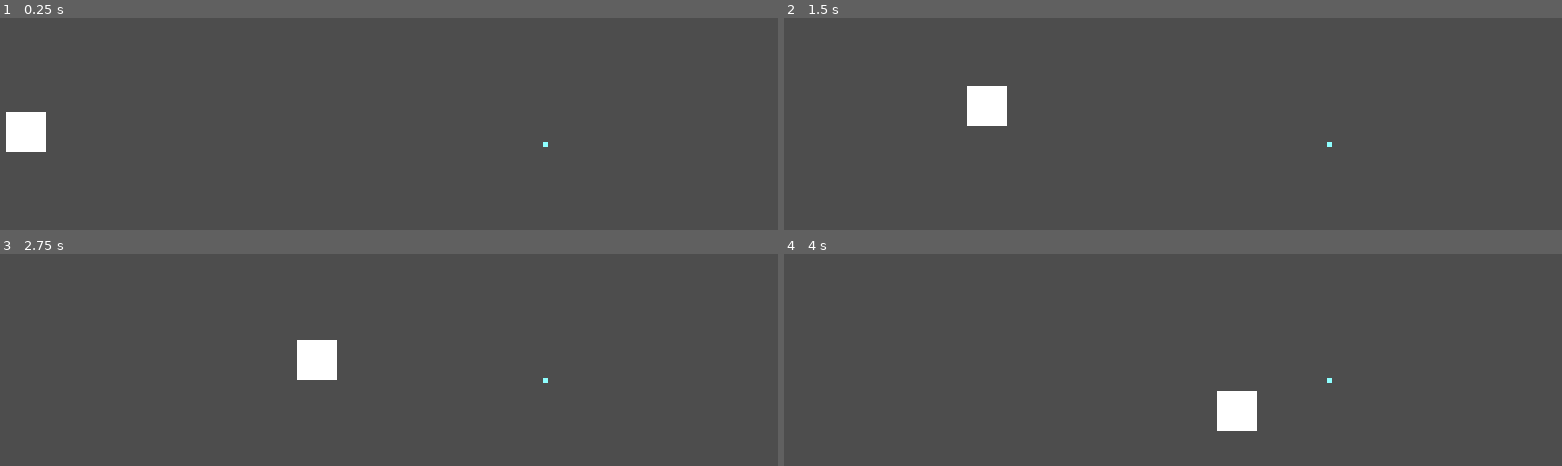
Above: before the commit, frames 1-4 (two rows, left to right).
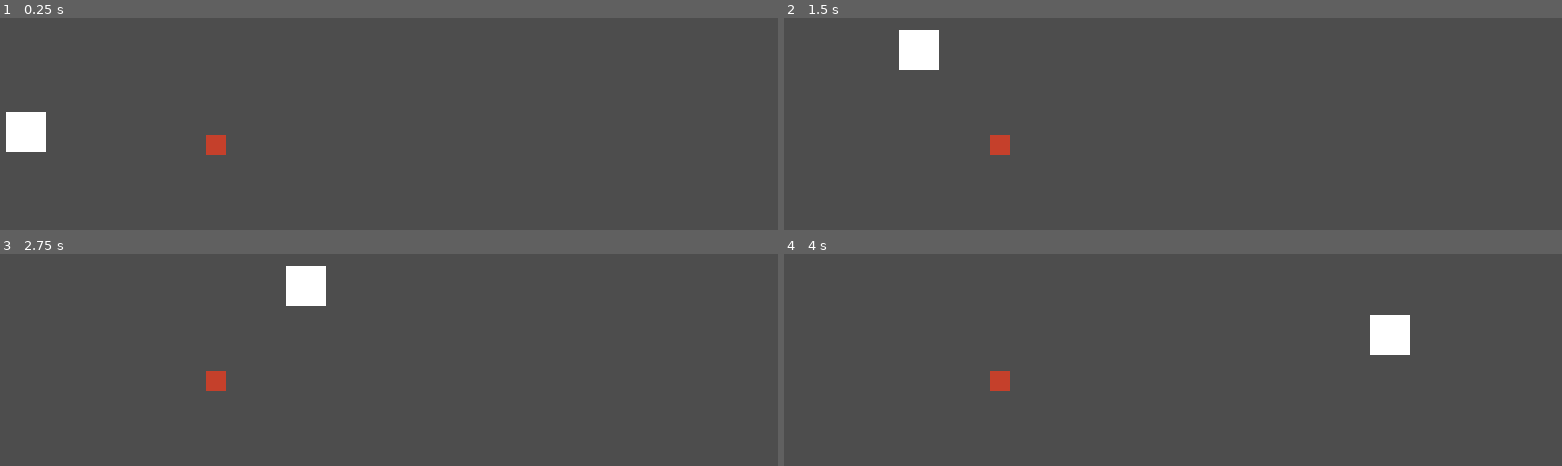
Above: after the commit, the same moments.

Repository: bubblegumlord/Kitty-platformer
Game: Godot game, scene res://levels/test_level.tscn
Same seed, same stepped clock (60 frames per second), same inputs: the game is played once before the commit and once after it.
Inputs:
- Up to frame 1 (0.25 s): no input
- Up to frame 2 (1.5 s): tap Enter at 0.5 s; hold D (RIGHT) from 0.53 s (still down); tap Space (JUMP) at 0.6, 0.77, 1.07, 1.35 s
- Up to frame 3 (2.75 s): tap Space (JUMP) at 1.52, 1.82, 2.1 s; release D (RIGHT) at 2.03 s; hold A (LEFT) from 2.03 s (still down)
- Up to frame 4 (4 s): release A (LEFT) at 2.78 s; hold D (RIGHT) from 2.78 s (still down); tap Space (JUMP) at 2.85, 3.02, 3.32, 3.6, 3.77 s

The runs differ from the first frame. In frame 1, 0.3% of the frame differs, in the area x 26-71%, y 55-65%; in frame 2, 2.2%, in the area x 14-71%, y 5-65%; in frame 3, 2.2%; in frame 4, 2.2%.

Commit message:
player state machine
added player state machine and started working on testing enemies

Diff:
--- /dev/null
+++ b/characters/enemies/test_enemy/test_enemy.gd
@@ -0,0 +1,16 @@
+extends CharacterBody2D
+
+@export var player: Player
+
+func _ready() -> void:
+	if not player:
+		print("Przeciwnik " + str(global_position) + " brak przypisanego Gracza")
+
+func _on_hitbox_area_entered(_area: Area2D) -> void:
+	if player.state == player.State.FALL:
+		# only testing
+		queue_free()
+		player.velocity.y = - 500
+	else:
+		player.is_hit = true
+		player.state = player.State.HIT
--- /dev/null
+++ b/characters/enemies/test_enemy/test_enemy.tscn
@@ -0,0 +1,38 @@
+[gd_scene format=3 uid="uid://d35qwqdve1xkj"]
+
+[ext_resource type="Script" uid="uid://66uhmgwevkc4" path="res://characters/enemies/test_enemy/test_enemy.gd" id="1_ye35i"]
+
+[sub_resource type="Gradient" id="Gradient_fo3kv"]
+offsets = PackedFloat32Array(0.3185028)
+colors = PackedColorArray(0.77284384, 0.25137874, 0.16993934, 1)
+
+[sub_resource type="GradientTexture1D" id="GradientTexture1D_ye35i"]
+gradient = SubResource("Gradient_fo3kv")
+width = 16
+
+[sub_resource type="RectangleShape2D" id="RectangleShape2D_3b7ya"]
+size = Vector2(14, 6)
+
+[sub_resource type="CircleShape2D" id="CircleShape2D_fo3kv"]
+
+[node name="TestEnemy" type="CharacterBody2D" unique_id=261858784]
+collision_layer = 0
+script = ExtResource("1_ye35i")
+
+[node name="Sprite" type="Sprite2D" parent="." unique_id=325003704]
+position = Vector2(0, -8)
+scale = Vector2(1, 16)
+texture = SubResource("GradientTexture1D_ye35i")
+
+[node name="Collision" type="CollisionShape2D" parent="." unique_id=103899629]
+position = Vector2(0, 5)
+shape = SubResource("RectangleShape2D_3b7ya")
+
+[node name="Hitbox" type="Area2D" parent="." unique_id=1543678739]
+collision_layer = 0
+collision_mask = 4
+
+[node name="Collision" type="CollisionShape2D" parent="Hitbox" unique_id=988115168]
+shape = SubResource("CircleShape2D_fo3kv")
+
+[connection signal="area_entered" from="Hitbox" to="." method="_on_hitbox_area_entered"]
--- a/characters/player/player.gd
+++ b/characters/player/player.gd
@@ -1,25 +1,30 @@
 extends CharacterBody2D
+class_name Player
 
 enum State {
 	IDLE,
 	MOVE,
 	JUMP,
 	FALL,
+	HIT
 }
 
 #movement constants
-const SPEED: float = 200
-const ACCELERATION: float = 400
-const DECELERATION: float = 800
+const SPEED: float = 250
+const ACCELERATION: float = 750
+const DECELERATION: float = 1250
 
 # jump constants
 const JUMP_HEIGHT: float = 75
-const JUMP_TIME_PEAK: float = 0.42
-const JUMP_TIME_DESCENT: float = 0.3
+const JUMP_TIME_PEAK: float = 0.35
+const JUMP_TIME_DESCENT: float = 0.25
 
 var direction_x: float
-var direction_sprite: float
-var coyote_active: bool
+var direction_sprite: float = 1
+var coyote_active: bool = false
+var is_hit: bool = false
+
+var state: State = State.IDLE
 
 @onready var jump_buffer_timer: Timer = $Timers/JumpBufferTimer
 @onready var coyote_timer: Timer = $Timers/CoyoteTimer
@@ -31,51 +36,122 @@
 func _physics_process(delta: float) -> void:
 	direction_x = Input.get_axis("LEFT", "RIGHT")
 
+	match state:
+		State.IDLE:
+			idle_state()
+		State.MOVE:
+			move_state(delta)
+		State.JUMP:
+			jump_state(delta)
+		State.FALL:
+			fall_state(delta)
+		State.HIT:
+			hit_state()
+
+	velocity.y += set_gravity() * delta
+	check_coyote()
+	move_and_slide()
+
+## STATE FUNCTIONS
+func idle_state() -> void:
+	# play idle
+	if direction_x != 0 and is_on_floor():
+		state = State.MOVE
+		return
+
+	if Input.is_action_just_pressed("JUMP"):
+		jump_buffer_timer.start()
+		state = State.JUMP
+		return
+
+	if not is_on_floor() and velocity.y > 0:
+		state = State.FALL
+
+func move_state(delta: float) -> void:
+	direction_sprite = direction_x
+
 	if direction_x != 0:
-		direction_sprite = direction_x
-		# run animation
+		# play move
 		velocity.x = set_speed(true, ACCELERATION * delta)
-		if not check_turn(velocity.x, direction_x):
-			# brake animation
-			velocity.x = move_toward(velocity.x, 0, ACCELERATION * delta)
+	elif direction_x == 0 or not check_turn(velocity.x, direction_x):
+		# play brake
+		velocity.x = set_speed(false, DECELERATION * delta)
+
+	if direction_x == 0 and velocity.x == 0 and is_on_floor():
+		state = State.IDLE
+		return
+
+	if Input.is_action_just_pressed("JUMP"):
+		jump_buffer_timer.start()
+		state = State.JUMP
+		return
+
+	if not is_on_floor() and velocity.y > 0:
+		state = State.FALL
+
+func jump_state(delta: float) -> void:
+	# play jump
+	if direction_x != 0:
+		velocity.x = set_speed(true, ACCELERATION * delta)
 	else:
-		if is_on_floor():
-			# idle animation
-			velocity.x = move_toward(velocity.x, 0, DECELERATION * delta)
-		else:
-			velocity.x = move_toward(velocity.x, 0, DECELERATION / 4 * delta)
-
-	if is_on_floor():
-		if coyote_active:
-			coyote_timer.stop()
-			coyote_active = false
-	else:
-		if !coyote_active:
-			coyote_timer.start()
-			coyote_active = true
-
-		velocity.y += set_gravity() * delta
+		velocity.x = set_speed(false, 0.1 * DECELERATION * delta)
 
 	if Input.is_action_just_pressed("JUMP"):
 		jump_buffer_timer.start()
 
-	if Input.is_action_just_released("JUMP"):
-		# play fall animation
-		velocity.y *= 0.5
-
 	if (is_on_floor() or !coyote_timer.is_stopped()) and !jump_buffer_timer.is_stopped():
-		# play jump animation
 		velocity.y = jump_velocity
+		jump_buffer_timer.stop()
 		coyote_timer.stop()
 		coyote_active = true
 
-	move_and_slide()
+	if velocity.y > 0:
+		state = State.FALL
+
+func fall_state(delta: float) -> void:
+	# play fall
+	if direction_x != 0:
+		velocity.x = set_speed(true, ACCELERATION * delta)
+	else:
+		velocity.x = set_speed(false, 0.1 * DECELERATION * delta)
+
+	if Input.is_action_just_pressed("JUMP"):
+		jump_buffer_timer.start()
+
+	if not jump_buffer_timer.is_stopped():
+		if is_on_floor() or not coyote_timer.is_stopped():
+			state = State.JUMP
+			return
+
+	if is_on_floor():
+		if direction_x == 0 and velocity.x == 0:
+			state = State.IDLE
+		else:
+			state = State.MOVE
+
+func hit_state() -> void:
+	# play hit
+	if is_hit:
+		velocity.x = -1 * direction_sprite * 200
+		velocity.y = jump_velocity
+		is_hit = false
+
+	if is_on_floor():
+		state = State.IDLE
+
+## HELPER FUNCTIONS
 
 func set_speed(moving: bool, delta: float) -> float:
 	if moving:
 		return move_toward(velocity.x, direction_x * SPEED, delta)
 	else:
-		return move_toward(velocity.x, 0, ACCELERATION * delta)
+		return move_toward(velocity.x, 0, delta)
+
+func set_gravity() -> float:
+	if velocity.y < 0:
+		return gravity_peak
+	else:
+		return gravity_descent
 
 func check_turn(player_velocity: float, direction: float) -> bool:
 	if player_velocity < 0 and direction < 0:
@@ -85,8 +161,12 @@
 	else:
 		return false
 
-func set_gravity() -> float:
-	if velocity.y < 0:
-		return gravity_peak
+func check_coyote() -> void:
+	if is_on_floor():
+		if coyote_active:
+			coyote_timer.stop()
+			coyote_active = false
 	else:
-		return gravity_descent
+		if !coyote_active:
+			coyote_timer.start()
+			coyote_active = true
--- a/characters/player/player.tscn
+++ b/characters/player/player.tscn
@@ -12,7 +12,10 @@
 size = Vector2(26, 12)
 
 [sub_resource type="CircleShape2D" id="CircleShape2D_508ok"]
-radius = 11.0
+radius = 15.0
+
+[sub_resource type="CircleShape2D" id="CircleShape2D_xxgcw"]
+radius = 14.0
 
 [node name="Player" type="CharacterBody2D" unique_id=1077531745]
 collision_layer = 0
@@ -24,6 +27,7 @@
 texture = SubResource("GradientTexture1D_508ok")
 
 [node name="Collision" type="CollisionShape2D" parent="." unique_id=1890657398]
+visible = false
 position = Vector2(0, 10)
 shape = SubResource("RectangleShape2D_508ok")
 
@@ -37,6 +41,13 @@
 [node name="Collision" type="CollisionShape2D" parent="Hitboxes/Collectibles" unique_id=584909903]
 shape = SubResource("CircleShape2D_508ok")
 
+[node name="Hurtbox" type="Area2D" parent="Hitboxes" unique_id=1133986047]
+collision_layer = 4
+collision_mask = 0
+
+[node name="Collision" type="CollisionShape2D" parent="Hitboxes/Hurtbox" unique_id=1968168146]
+shape = SubResource("CircleShape2D_xxgcw")
+
 [node name="Timers" type="Node2D" parent="." unique_id=1707075624]
 
 [node name="JumpBufferTimer" type="Timer" parent="Timers" unique_id=752182502]
--- a/levels/test_level.tscn
+++ b/levels/test_level.tscn
@@ -1,7 +1,7 @@
 [gd_scene format=3 uid="uid://ddbxmdi4cpi8b"]
 
 [ext_resource type="PackedScene" uid="uid://c73kf3v3hg1so" path="res://characters/player/player.tscn" id="1_46lwt"]
-[ext_resource type="PackedScene" uid="uid://dxfqgiym8jr45" path="res://objects/collectibles/fish/fish.tscn" id="2_x25rp"]
+[ext_resource type="PackedScene" uid="uid://d35qwqdve1xkj" path="res://characters/enemies/test_enemy/test_enemy.tscn" id="2_x25rp"]
 
 [sub_resource type="RectangleShape2D" id="RectangleShape2D_x25rp"]
 size = Vector2(218, 58)
@@ -35,6 +35,6 @@
 position = Vector2(96, 18)
 shape = SubResource("RectangleShape2D_x25rp")
 
-[node name="Fish" parent="." unique_id=1270360593 instance=ExtResource("2_x25rp")]
-position = Vector2(448, 240)
-id = 5
+[node name="TestEnemy" parent="." unique_id=261858784 node_paths=PackedStringArray("player") instance=ExtResource("2_x25rp")]
+position = Vector2(184, 240)
+player = NodePath("../Player")
--- a/project.godot
+++ b/project.godot
@@ -90,6 +90,7 @@
 
 2d_physics/layer_1="WorldCollision"
 2d_physics/layer_2="Collectibles"
+2d_physics/layer_3="PlayerHurtbox"
 
 [physics]
 
Not shown, added: characters/enemies/test_enemy/test_enemy.gd.uid
